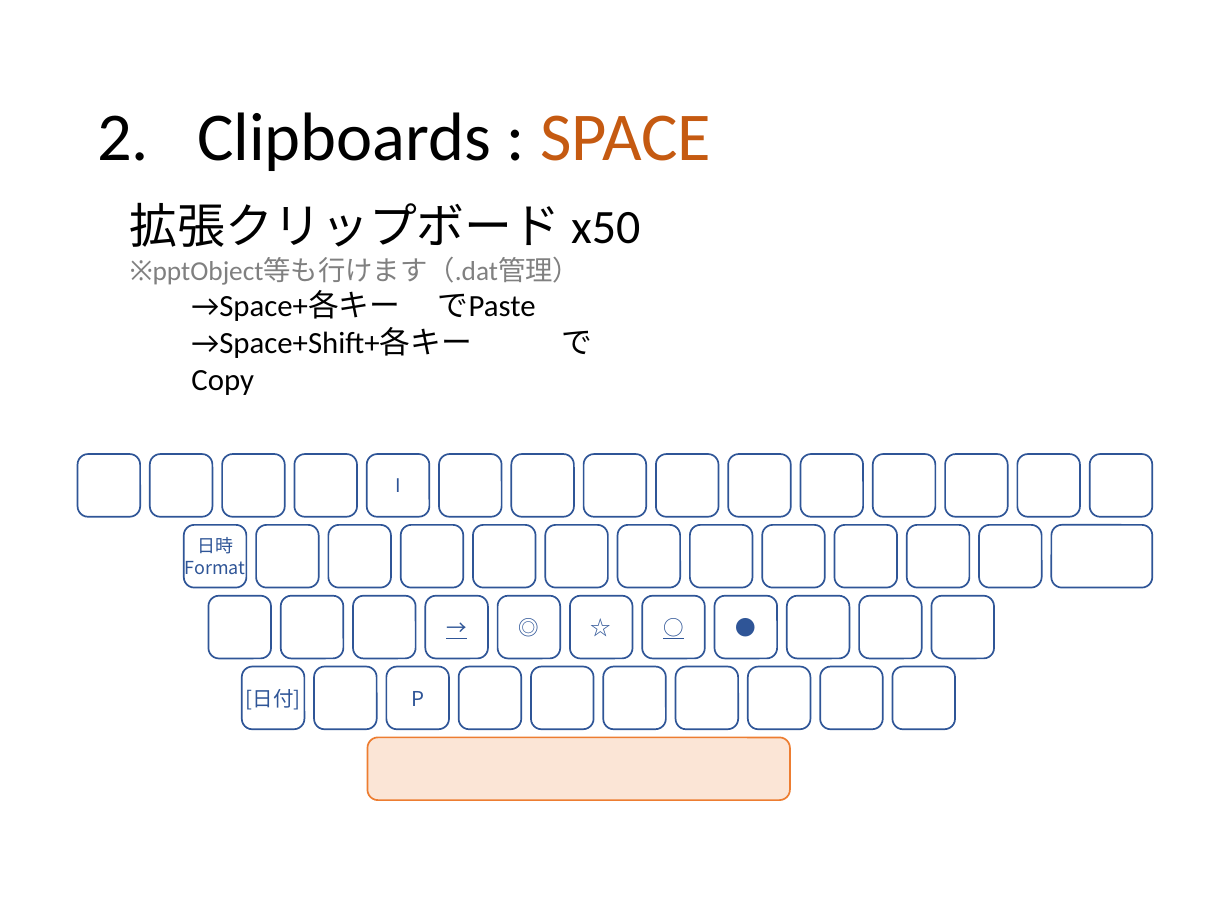
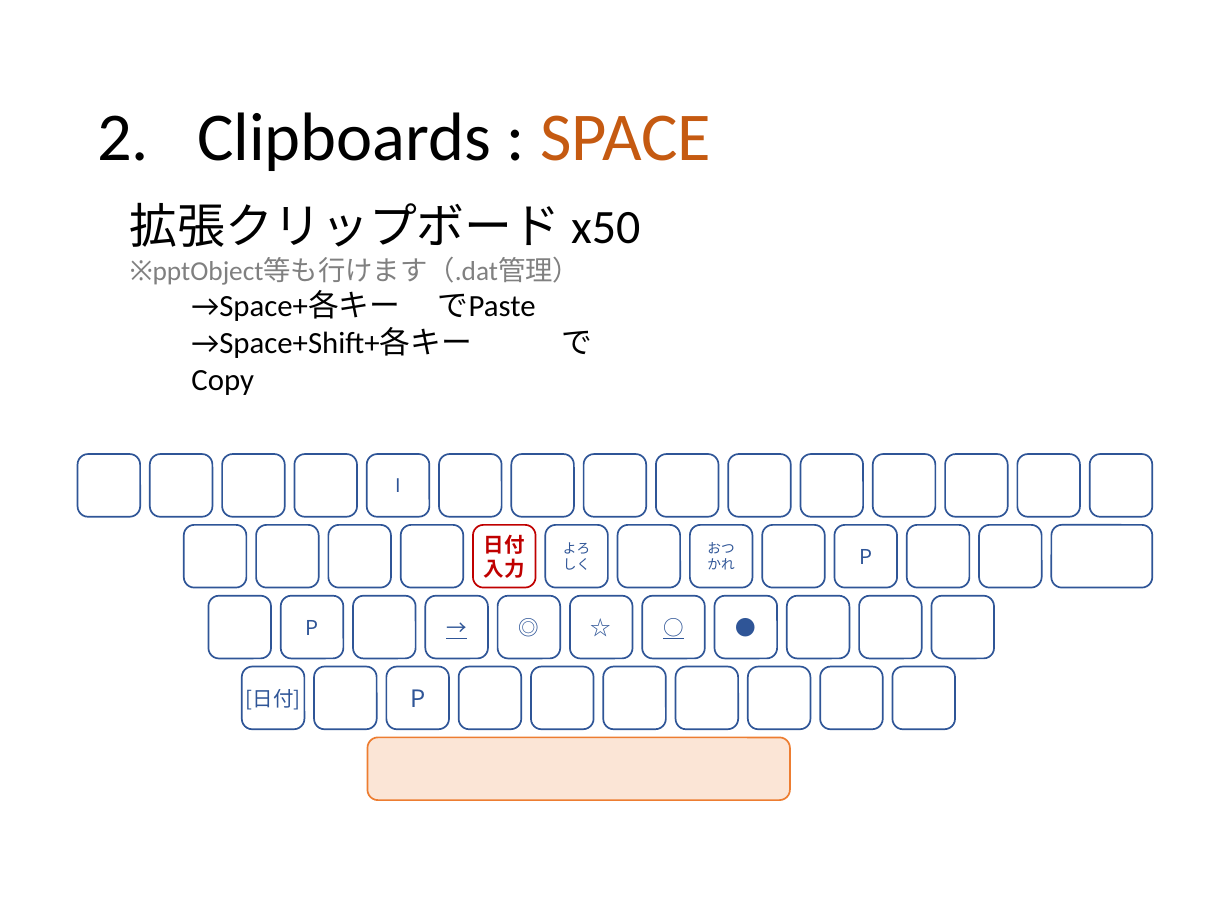
Before and after one commit to ittooo66/myAHK, a slide deck: slide 7 of MANUAL.pptx. Drawn at 1232x924 pixels with LibreOffice and Linux fonts; fonts in the diff are those of the drawing. Boxes give left, top, right and bottom in pixels: in the first picture for what was removed or moved away, otherwise in the second. Text is boxed around its words. In the diff, an @@ line names an element or a change of style, - is before the commit and + after.

```diff
--- a/MANUAL.pptx
+++ b/MANUAL.pptx
@@ text in rounded rectangle at [185, 537, 245, 574]: text removed @@
-日時
-Format
@@ rounded rectangle "日付" at [473, 525, 536, 588]: outline #2F5597 1 pt to #C00000 1 pt @@
@@ text in rounded rectangle at [484, 534, 525, 578]: text added @@
+日付
+入力
@@ text in rounded rectangle at [563, 542, 590, 570]: text added @@
+よろしく
@@ text in rounded rectangle at [707, 542, 734, 570]: text added @@
+おつかれ
@@ text in rounded rectangle at [859, 549, 872, 564]: text added @@
+P
@@ text in rounded rectangle at [306, 620, 319, 635]: text added @@
+P
@@ rounded rectangle "P" at [387, 667, 450, 729]: size 12 to 14 pt @@
```
Also in this commit, not shown: 2 other slides changed, 1 slide added, 1 slide removed.
